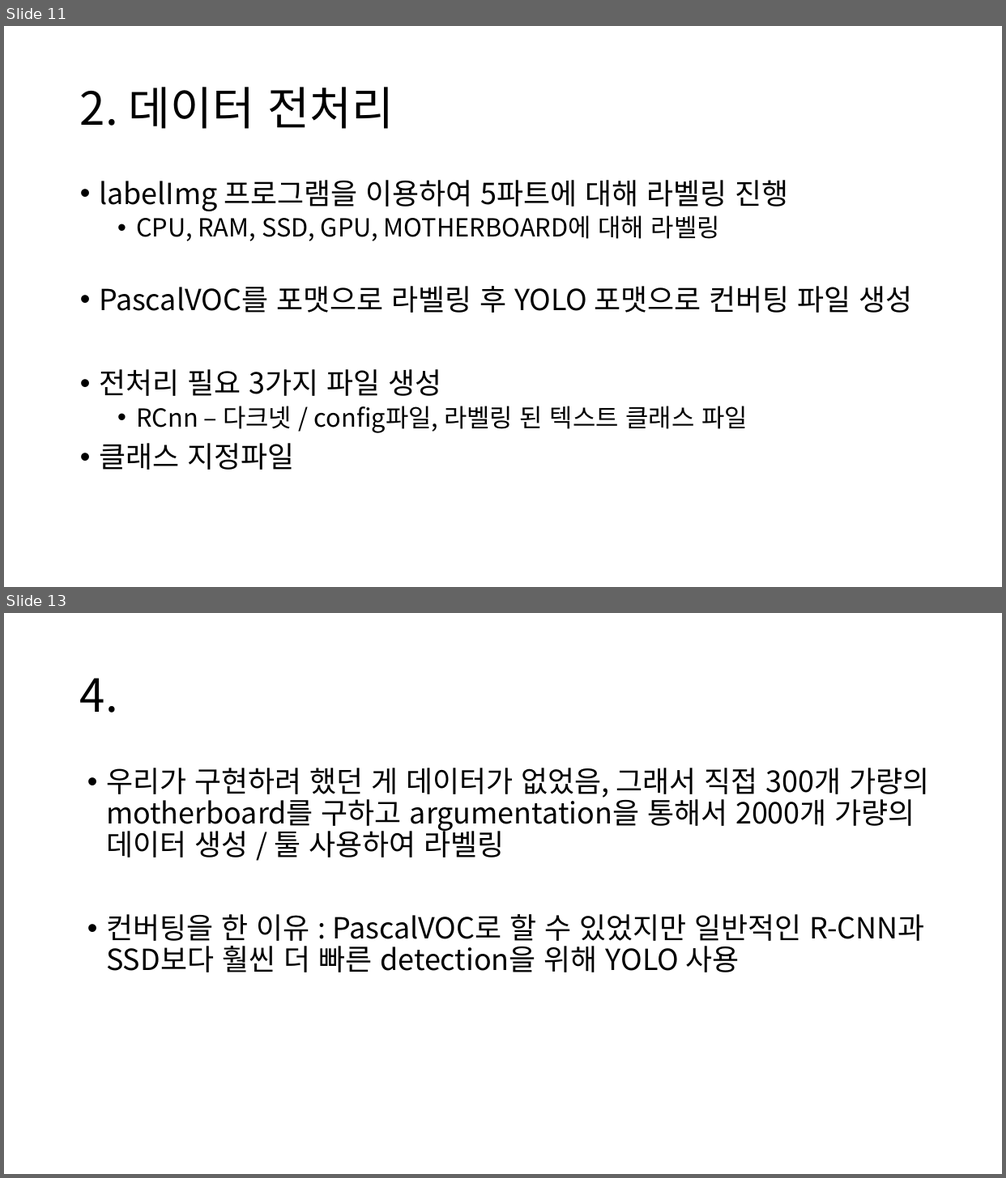
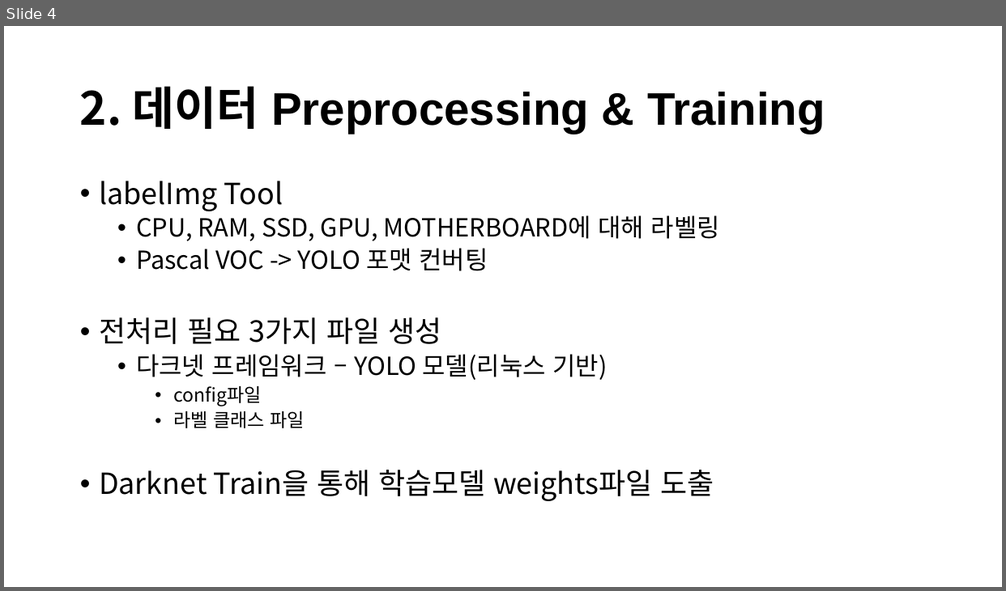
Before and after one commit to Team-Tetrapod/project, a slide deck: 2. 발표자료/PC조립 헬퍼 최종본.pptx. Shown one above the other, each under a label of ours: slides 11 and 13 before the commit, slide 4 after it; the slides between them are not shown. The pictures are 1006x1178 and 1006x591 pixels, drawn with LibreOffice and Linux fonts; fonts in the diff are those of the drawing. Boxes give left, top, right and bottom in pixels: in the first picture for what was removed or moved away, otherwise in the second. Text is boxed around its words. In the diff, an @@ line names an element or a change of style, - is before the commit and + after.

```diff
--- a/2. 발표자료/PC조립 헬퍼 최종본.pptx
+++ b/2. 발표자료/PC조립 헬퍼 최종본.pptx
@@ slide 13 removed at (4, 613, 1002, 1174), background #FFFFFF @@
@@ title removed at (80, 678, 118, 713) @@
-4.
@@ text removed at (106, 768, 929, 973) @@
-• 우리가 구현하려 했던 게 데이터가 없었음, 그래서 직접 300개 가량의 motherboard를 구하고 argumentation을 통해서 2000개 가량의 데이터 생성 / 툴 사용하여 라벨링
-• 컨버팅을 한 이유 : PascalVOC로 할 수 있었지만 일반적인 R-CNN과 SSD보다 훨씬 더 빠른 detection을 위해 YOLO 사용
@@ what was slide 11 is now slide 4 @@
@@ slide 4 changed as well @@
@@ title at (80, 86, 825, 133): text changed; font Noto Sans CJK KR to Arial; bold on @@
-2. 데이터 전처리
+2. 데이터 Preprocessing & Training
@@ text at (99, 181, 283, 211): text changed @@
-• labelImg 프로그램을 이용하여 5파트에 대해 라벨링 진행
+• labelImg Tool
@@ text at (136, 248, 488, 271): text changed; size 28 to 24 pt @@
-• PascalVOC를 포맷으로 라벨링 후 YOLO 포맷으로 컨버팅 파일 생성
+  • Pascal VOC -> YOLO 포맷 컨버팅
@@ text at (99, 354, 714, 501): text changed; size 24 to 28 pt @@
-  • RCnn – 다크넷 / config파일, 라벨링 된 텍스트 클래스 파일
-• 클래스 지정파일
+  • 다크넷 프레임워크 – YOLO 모델(리눅스 기반)
+    • config파일
+    • 라벨 클래스 파일
+• Darknet Train을 통해 학습모델 weights파일 도출
```
Also in this commit, not shown: 5 other slides changed, 5 slides added, 6 other slides removed, 1 other file.
